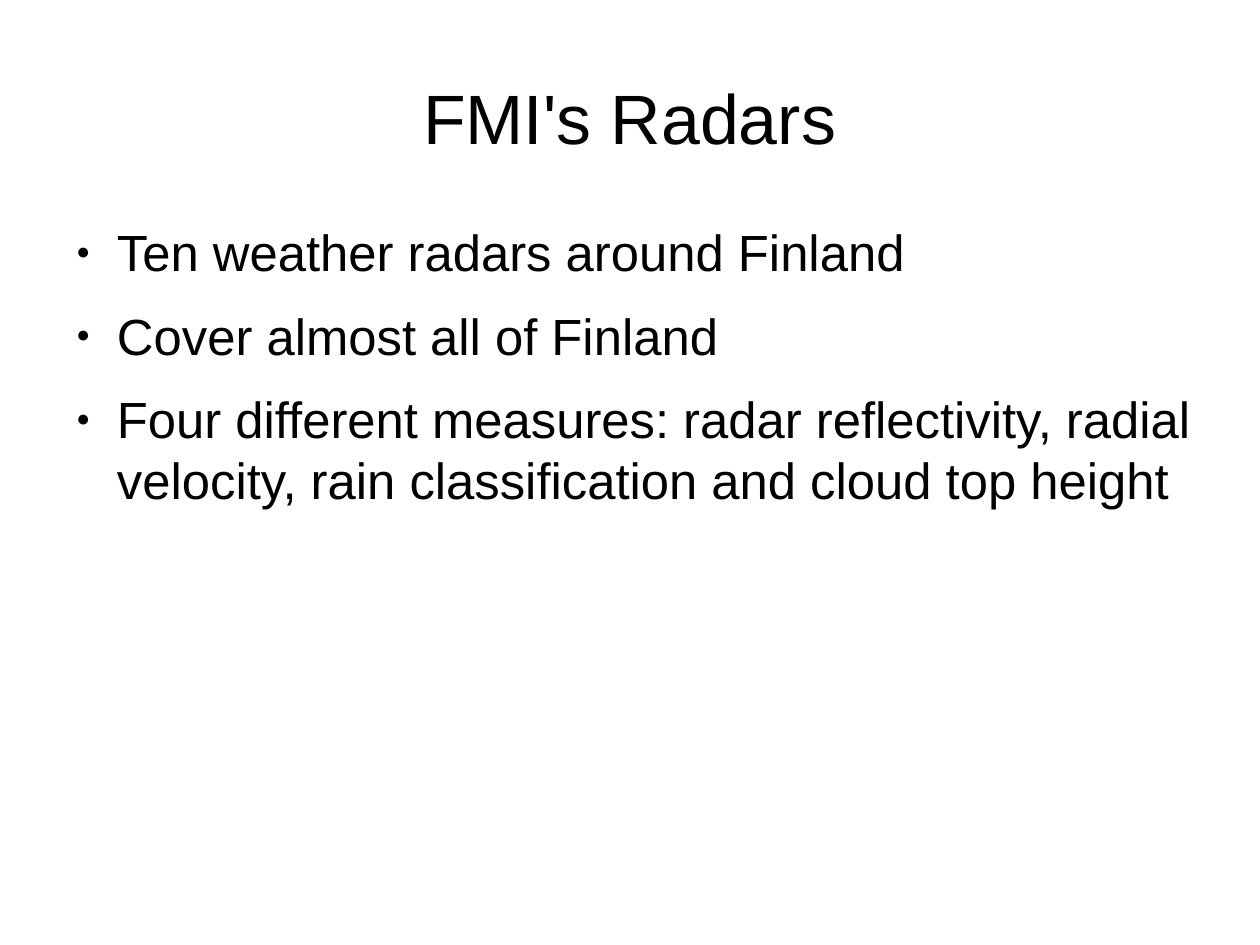
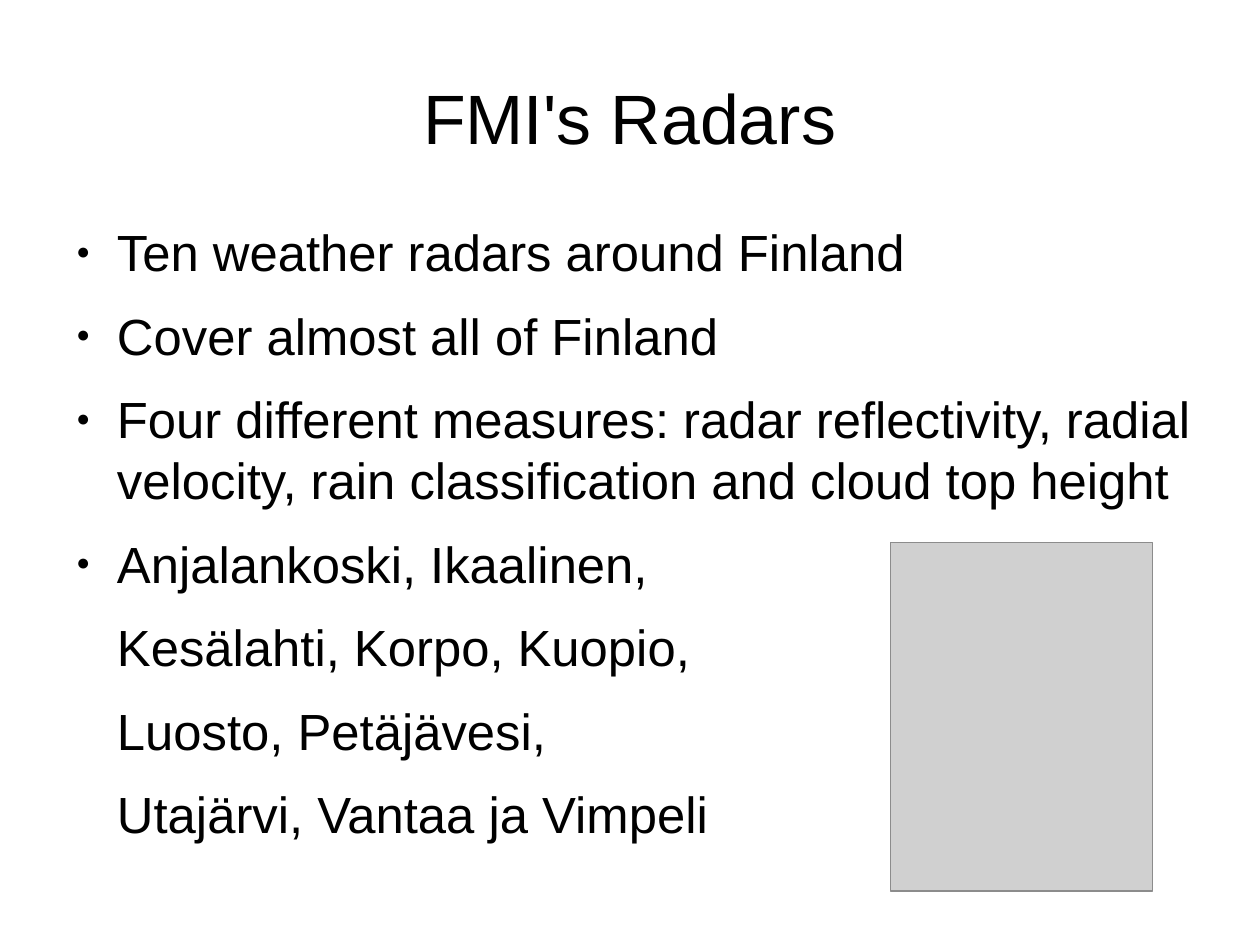
Before and after one commit to mihassin/Radar-image-clustering, a slide deck: slide 4 of docs/PPML-persentation.odp. Drawn at 1260x945 pixels with LibreOffice and Linux fonts; fonts in the diff are those of the drawing; grey boxes stand for pictures. Boxes give left, top, right and bottom in pixels: in the first picture for what was removed or moved away, otherwise in the second. Text is boxed around its words. In the diff, an @@ line names an element or a change of style, - is before the commit and + after.

Commit message:
presentation still lacks cluster sim images

```diff
--- a/docs/PPML-persentation.odp
+++ b/docs/PPML-persentation.odp
@@ text at (117, 546, 708, 844): paragraphs added @@
+● Anjalankoski, Ikaalinen,
+Kesälahti, Korpo, Kuopio,
+Luosto, Petäjävesi,
+Utajärvi, Vantaa ja Vimpeli
@@ picture added at (892, 542, 1154, 891) @@
```
Also in this commit, not shown: 2 other slides changed, 2 slides added, 1 slide removed, 2 other files.
